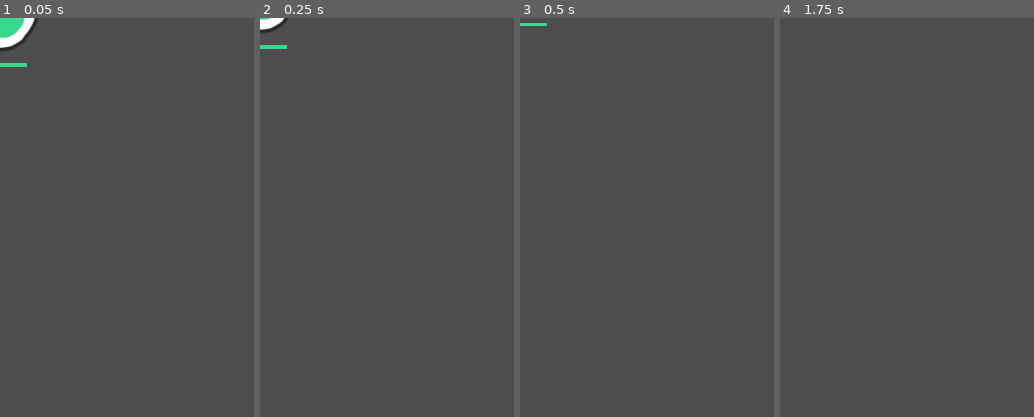
Above: before the commit, frames 1-4 (left to right).
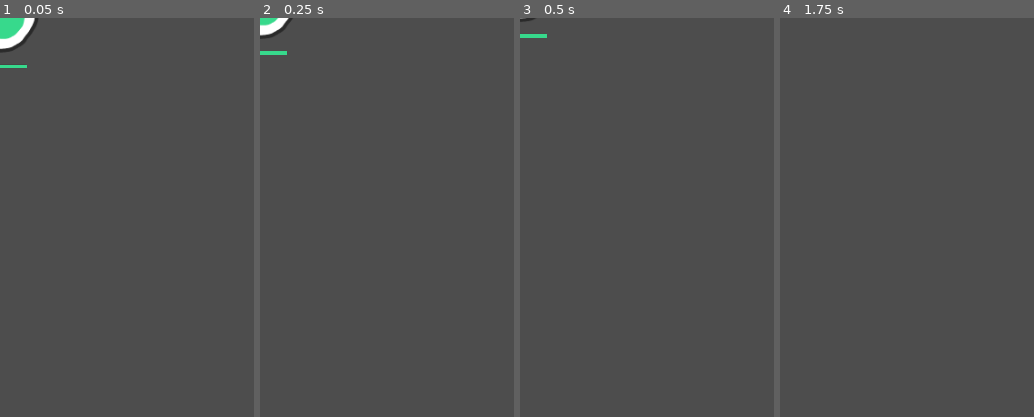
Above: after the commit, the same moments.

Repository: martinboue/ludum-dare-54
Game: Godot game, scene res://src/units/archer/archer.tscn
Two runs of this game, one before a commit and one after it. Both use one fixed random seed, a clock stepped at 60 frames per second and the inputs below. This scene is started directly instead of the project's main scene.
Inputs (mouse positions are % of the whole screen's width and height, from its top left):
- Up to frame 1 (0.05 s): no input
- Up to frame 2 (0.25 s): no input
- Up to frame 3 (0.5 s): no input
- Up to frame 4 (1.75 s): move the mouse to (72, 45) at 0.52 s; click (72, 45) at 0.67 s; tap Enter at 1.25 s; move the mouse to (30, 55) at 1.27 s; click (30, 55) at 1.42 s
The pictures show only the part of the screen within x 0-50%, y 0-50%; the shares and areas given below are measured in that part.

The runs differ from the first frame. In frame 1, 0.2% of the frame differs, in the area x 0-14%, y 0-13%; in frame 2, 0.6%, in the area x 0-13%, y 0-10%; in frame 3, 0.2%; in frame 4, nothing differs.

Commit message:
Change speed units

Diff:
--- a/src/units/archer/archer.tscn
+++ b/src/units/archer/archer.tscn
@@ -22,6 +22,7 @@
 hurtbox = NodePath("HurtBox")
 enemy_detector = NodePath("EnemyDetector")
 animation_player = NodePath("AnimationPlayer")
+speed = 75
 
 [node name="HurtBox" type="Area2D" parent="."]
 collision_layer = 2
--- a/src/units/enemies/archer/enemy_archer.tscn
+++ b/src/units/enemies/archer/enemy_archer.tscn
@@ -23,6 +23,7 @@
 hurtbox = NodePath("HurtBox")
 enemy_detector = NodePath("EnemyDetector")
 animation_player = NodePath("AnimationPlayer")
+speed = 75
 team = -1
 
 [node name="HurtBox" type="Area2D" parent="."]
--- a/src/units/enemies/shielder/enemy_shielder.tscn
+++ b/src/units/enemies/shielder/enemy_shielder.tscn
@@ -60,6 +60,7 @@
 hurtbox = NodePath("HurtBox")
 enemy_detector = NodePath("Shield/EnemyDetector")
 animation_player = NodePath("AnimationPlayer")
+speed = 50
 team = -1
 
 [node name="Shield" type="Sprite2D" parent="."]
--- a/src/units/shielder/shielder.tscn
+++ b/src/units/shielder/shielder.tscn
@@ -59,6 +59,7 @@
 hurtbox = NodePath("HurtBox")
 enemy_detector = NodePath("Shield/EnemyDetector")
 animation_player = NodePath("AnimationPlayer")
+speed = 50
 
 [node name="Shield" type="Sprite2D" parent="."]
 position = Vector2(1, -56)
Not shown: 2 places in src/units/archer/archer.tscn that only renumber resources
Not shown: 2 places in src/units/enemies/archer/enemy_archer.tscn that only renumber resources
Not shown: 2 places in src/units/enemies/shielder/enemy_shielder.tscn that only renumber resources
Not shown: 2 places in src/units/enemies/soldier/enemy.tscn that only renumber resources
Not shown: 2 places in src/units/shielder/shielder.tscn that only renumber resources
